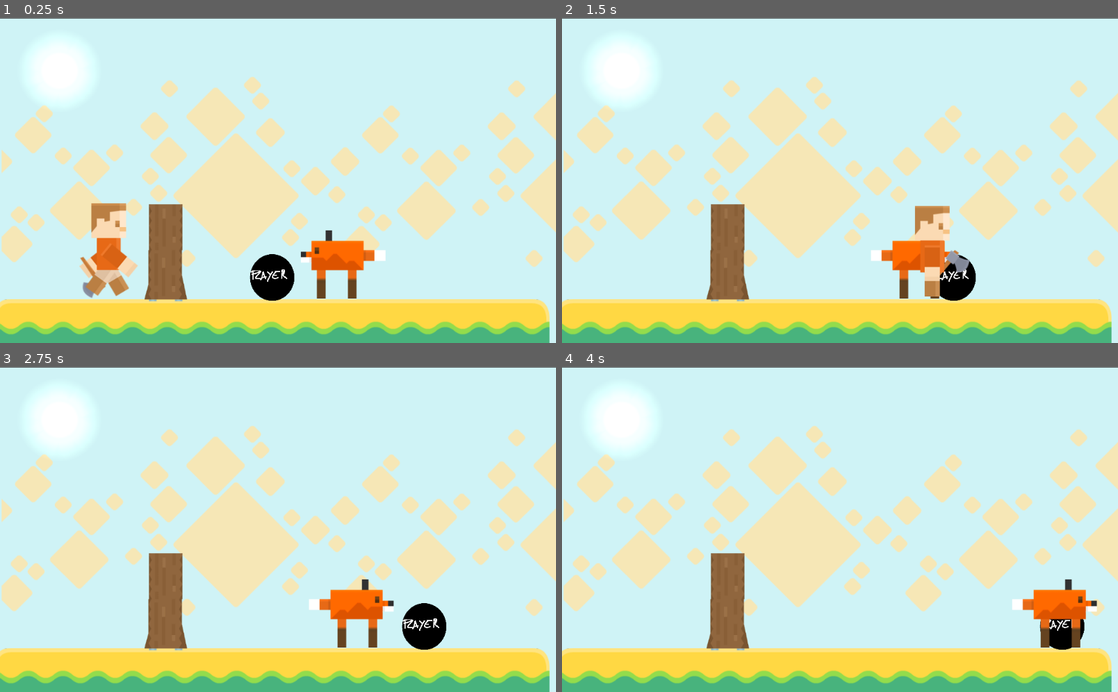
Above: before the commit, frames 1-4 (two rows, left to right).
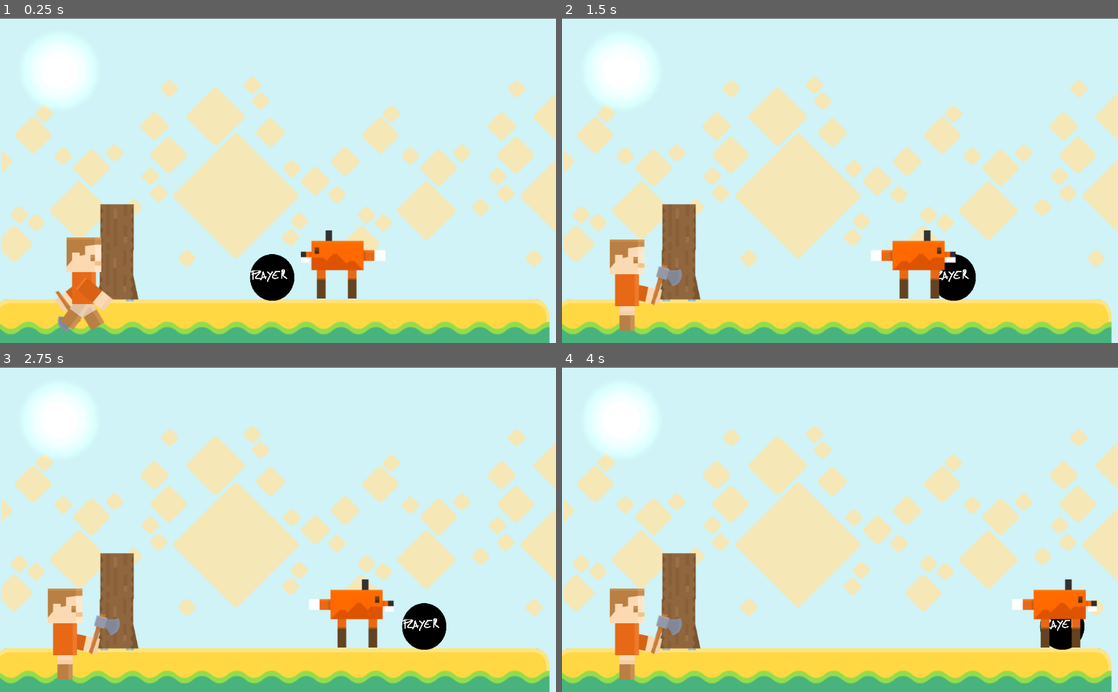
Above: after the commit, the same moments.

Repository: thiagola92/gamejamplus-2020
Game: Godot game, scene res://scenes/Main.tscn
Same seed, same stepped clock (60 frames per second), same inputs: the game is played once before the commit and once after it. The project has no main scene, so this scene is started directly.
Inputs:
- Up to frame 1 (0.25 s): no input
- Up to frame 2 (1.5 s): hold D 0.53-1.28 s; hold A from 1.28 s (still down)
- Up to frame 3 (2.75 s): release A at 2.03 s; hold D from 2.03 s (still down)
- Up to frame 4 (4 s): release D at 3.53 s; hold A from 3.53 s (still down)

The runs differ from the first frame. In frame 1, 5.7% of the frame differs, in the area x 9-34%, y 56-97%; in frame 2, 6.5%, in the area x 8-74%, y 57-97%; in frame 3, 5.3%; in frame 4, 5.3%.

Commit message:
Update wall

Diff:
--- a/Game/scenes/Enemy.tscn
+++ b/Game/scenes/Enemy.tscn
@@ -28,15 +28,16 @@
 "speed": 5.0
 } ]
 
-[node name="Node2D" type="KinematicBody2D"]
-position = Vector2( 4.43944, 232.932 )
+[node name="Enemy" type="Area2D"]
 script = ExtResource( 2 )
+__meta__ = {
+"_edit_group_": true
+}
 
 [node name="CollisionShape2D" type="CollisionShape2D" parent="."]
-position = Vector2( 32.3318, -61.0711 )
 shape = SubResource( 1 )
 
 [node name="AnimatedSprite" type="AnimatedSprite" parent="."]
-position = Vector2( 45.6237, -62.8673 )
 frames = SubResource( 2 )
 animation = "run"
+[connection signal="area_entered" from="." to="." method="_on_Enemy_area_entered"]
--- a/Game/scenes/Wall.tscn
+++ b/Game/scenes/Wall.tscn
@@ -3,22 +3,15 @@
 [ext_resource path="res://assets/tilesets/spritesheet_tiles.png" type="Texture" id=1]
 
 [sub_resource type="GDScript" id=1]
-script/source = "extends KinematicBody2D
+script/source = "extends Area2D
 
 
-# Declare member variables here. Examples:
-# var a = 2
-# var b = \"text\"
-
-var direcao
-
 func _physics_process(delta):
-	move_and_slide(direcao * 150)
+	pass
 
 # Called when the node enters the scene tree for the first time.
 func _ready():
-	direcao = Vector2()
-	direcao.y = 1
+	pass
 
 # Called every frame. 'delta' is the elapsed time since the previous frame.
 #func _process(delta):
@@ -58,14 +51,13 @@
 1/shapes = [  ]
 1/z_index = 0
 
-[node name="Wall" type="KinematicBody2D"]
+[node name="Wall" type="Area2D"]
 script = SubResource( 1 )
 
 [node name="CollisionShape2D" type="CollisionShape2D" parent="."]
-position = Vector2( 127.172, -2.15546 )
 shape = SubResource( 2 )
 
 [node name="TileMap" type="TileMap" parent="."]
 tile_set = SubResource( 3 )
 format = 1
-tile_data = PoolIntArray( -131071, 1, 0, 1, 0, 0 )
+tile_data = PoolIntArray( -65537, 1, 0, 65535, 0, 0 )
--- a/Game/scripts/Inimigo.gd
+++ b/Game/scripts/Inimigo.gd
@@ -1,4 +1,4 @@
-extends KinematicBody2D
+extends Area2D
 
 export var speed = 400
 export var direction = 1
@@ -15,5 +15,4 @@
 	$AnimatedSprite.play("attack")
 	speed = 0
 
-	if area.get_name() == "Wall":
-		pass
+	print(area)
